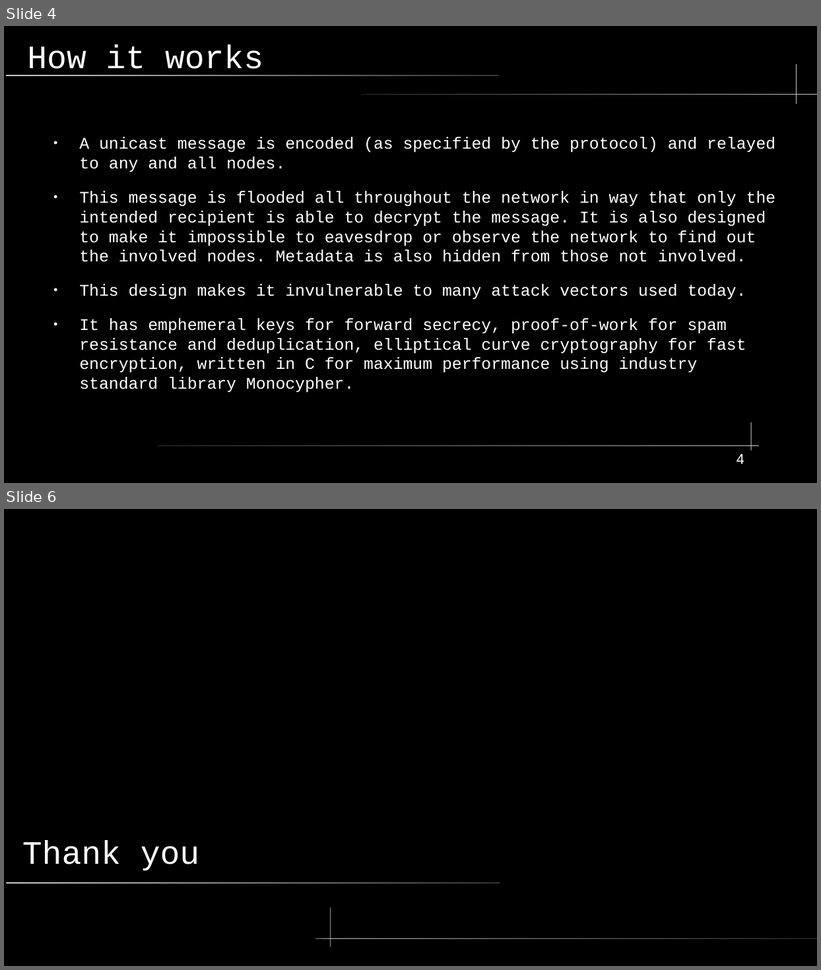
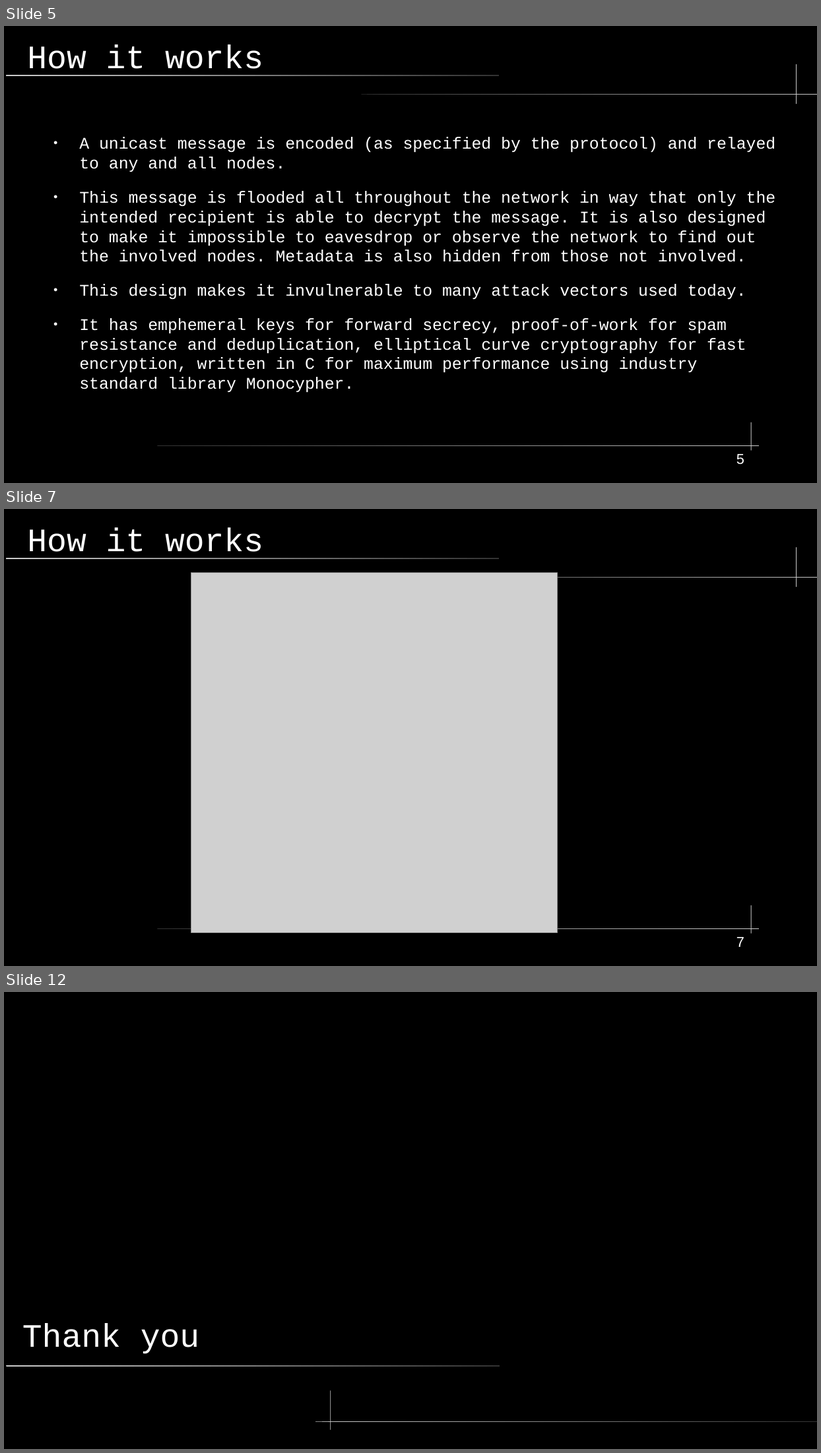
Before and after one commit to shinymonitor/hackyeah, a slide deck: presentation.odp. Shown one above the other, each under a label of ours: slides 4 and 6 before the commit, slides 5, 7 and 12 after it; the slides between them are not shown. The pictures are 821x970 and 821x1453 pixels, drawn with LibreOffice and Linux fonts; fonts in the diff are those of the drawing; grey boxes stand for pictures. Boxes give left, top, right and bottom in pixels: in the first picture for what was removed or moved away, otherwise in the second. Text is boxed around its words. In the diff, an @@ line names an element or a change of style, - is before the commit and + after.

```diff
--- a/presentation.odp
+++ b/presentation.odp
@@ slide 7 added at (x1=4, y1=509, x2=817, y2=966), background #000000; not listed: 5 template elements that a slide beside it also shows @@
@@ title added at (x1=27, y1=527, x2=263, y2=559), 32 pt, text #FFFFFF @@
+How it works
@@ picture added at (x1=191, y1=573, x2=557, y2=933) @@
@@ page number added at (x1=737, y1=937, x2=745, y2=947), 14 pt, text #FFFFFF @@
+7
@@ what was slide 4 is now slide 5 @@
@@ page number at (x1=737, y1=454, x2=745, y2=465): text changed @@
-4
+5
@@ what was slide 6 is now slide 12 @@
```
Also in this commit, not shown: 1 slide changed, 5 other slides added, 7 other files.
